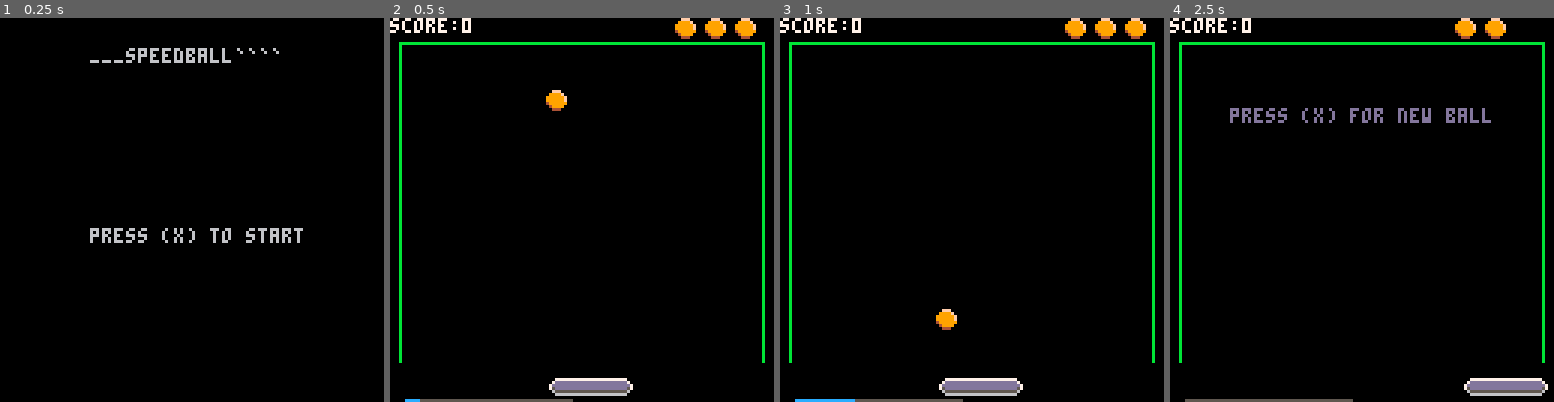
Above: before the commit, frames 1-4 (left to right).
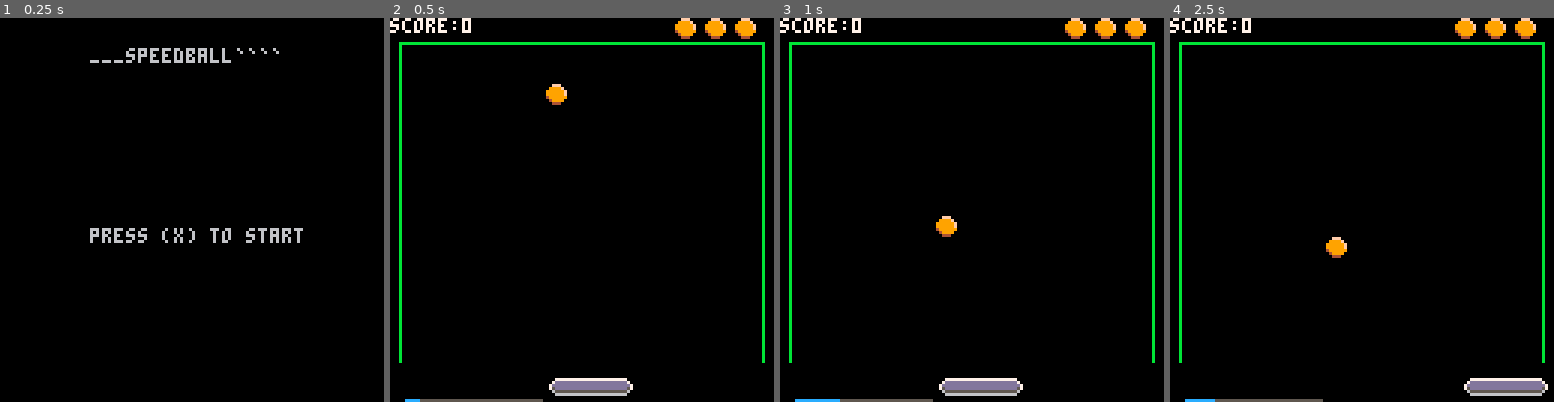
Above: after the commit, the same moments.

Repository: ebunders/pico8stuff
Game: PICO-8 cartridge bounce.p8
Two runs of this game, one before a commit and one after it. Both use one fixed random seed, a clock stepped at 60 frames per second and the inputs below.
Inputs:
- Up to frame 1 (0.25 s): no input
- Up to frame 2 (0.5 s): tap X (X key) at 0.33 s
- Up to frame 3 (1 s): no input
- Up to frame 4 (2.5 s): tap X (X key) at 1.07, 1.85 s; hold Right 1.6-2.1 s; hold Right from 2.47 s (still down)

Frame 1 is identical in both runs. In frame 2, 0.3% of the frame differs, in the area x 39-48%, y 17-100%; in frame 3, 0.5%; in frame 4, 1.6%, in the area x 3-96%, y 0-100%.

Commit message:
ball color bij velociy

Diff:
--- a/bounce.p8
+++ b/bounce.p8
@@ -5,15 +5,15 @@
 --ideen:
 -- als de bal een object raakt licht die even op
 -- aan het begin van het spel wordt de court als animatie getekent.
-local gravity=0.1
+local gravity=0.06
 local score=0
 local score_counter=0
-local score_delay_counter_max=7
+local score_delay_counter_max=5
 local score_delay_counter=score_delay_counter_max
 local mode='start'
 local play_mode = ''
 local lives=3
-local max_velocity=5
+local max_velocity=4
 
 function init_score()
   score=0;
@@ -128,7 +128,7 @@
     handle_collision=function(self)
       court.is_colliding=true
       local v=self:calculate_velocity()
-      court.collision_color=velocity_color(v)
+      court.collision_color=velocity_level(v,12,8,10)
       score+=flr(v)
     end,
 
@@ -165,7 +165,10 @@
 	  	if play_mode == "new_ball" then
 			  print ("press (x) for new ball", 20, 30)
 			else
-				spr(2, ball.x, ball.y)
+        local vel = self:calculate_velocity()
+        local spr_nr=velocity_level(vel,2,3,4)
+        printh("vel:"..vel..", srp_nr:"..spr_nr)
+				spr(spr_nr, ball.x, ball.y)
 			end
 		end
   }
@@ -258,14 +261,13 @@
   local x_widht=5
   local y=127
   for i = 0,max_velocity,0.5 do
-    -- local active_color = i<3 and 12 or i<4 and 8 or 10
-    local color =  i<= v and velocity_color(i) or 5
+    local color =  i<= v and velocity_level(i,12,8,10) or 5
     line(i*10+x_offset,y, i*10+(x_offset+x_widht),y ,color)
   end
 end
 
-function velocity_color(v)
-  return v<3 and 12 or v<4 and 8 or 10
+function velocity_level(v,l1,l2,l3)
+  return v<3 and l1 or v<4 and l2 or l3
 end
 
 function draw_end()
@@ -285,6 +287,12 @@
 function overlap(e1, e2)
   return e1.x+e1.w >= e2.x and e1.x <= e2.x+e2.w and e1.y+e1.h >= e2.y and e1.y <= e2.y+e2.h
 end
+
+-- function createentity(x,y,w,h conf)
+-- local entiry = {
+--
+-- }
+-- end
 
 -- vergroot (negatief) of verklein (positief) de waarde van `val` met `amt` richting 0.
 --  als het resultaat minder is dan `amt`vindt afronding naar 0 plaats
@@ -303,16 +311,16 @@
 -->8
 --tabje 3
 __gfx__
-000000000007777700fff00000fff00000fff0000000000000000000000000000000000000000000000000000000000000000000000000000000000000000000
-00000000007ddddd09999f0009999f0009999f000000000000000000000000000000000000000000000000000000000000000000000000000000000000000000
-0070070007dddddd999999f0999999f0999999f00000000000000000000000000000000000000000000000000000000000000000000000000000000000000000
-00077000075ddddd999999f0999999f0999999f00000000000000000000000000000000000000000000000000000000000000000000000000000000000000000
-00077000006555554999999049999990444444000000000000000000000000000000000000000000000000000000000000000000000000000000000000000000
-00700700000666660499990004444400000000000000000000000000000000000000000000000000000000000000000000000000000000000000000000000000
-00000000000000000044400000000000000000000000000000000000000000000000000000000000000000000000000000000000000000000000000000000000
-…(6 lines of a section not shown)…
+000000000007777700fff00000777000007770000000000000000000000000000000000000000000000000000000000000000000000000000000000000000000
+00000000007ddddd09999f000ffff700077777000000000000000000000000000000000000000000000000000000000000000000000000000000000000000000
+0070070007dddddd999999f0ffffff70777777700000000000000000000000000000000000000000000000000000000000000000000000000000000000000000
+00077000075ddddd999999f0fffffff0777777700000000000000000000000000000000000000000000000000000000000000000000000000000000000000000
+0007700000655555499999909ffffff0f77777700000000000000000000000000000000000000000000000000000000000000000000000000000000000000000
+00700700000666660499990009ffff000f7777000000000000000000000000000000000000000000000000000000000000000000000000000000000000000000
+0000000000000000004440000099900000ff70000000000000000000000000000000000000000000000000000000000000000000000000000000000000000000
+…(6 lines of a section not shown)…
